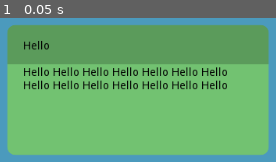
Above: before the commit, frame 1.
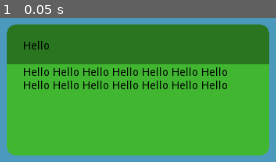
Above: after the commit, the same moment.

Repository: andrew-wilkes/popup-with-bar
Game: Godot game, scene res://Main.tscn
The game is run twice, just before and just after one commit, with the same random seed, the same clock (stepped at 60 frames per second) and the same inputs.
Inputs:
- Up to frame 1 (0.05 s): no input

The runs differ from the first frame. In frame 1, 85% of the frame differs, in the area x 2-98%, y 4-96%.

Commit message:
Add more uniforms

Diff:
--- a/Main.tscn
+++ b/Main.tscn
@@ -6,6 +6,8 @@
 code = "shader_type canvas_item;
 
 uniform int bar_height = 40;
+uniform float v : hint_range(0, 1);
+uniform vec4 color : hint_color;
 
 varying float level;
 
@@ -15,12 +17,16 @@
 
 void fragment() {
 	if (level < 1.0)
-		COLOR.rgb = COLOR.rgb * 0.8;
+		COLOR = vec4(color.rgb * v, color.a);
+	else
+		COLOR = color;
 }"
 
 [sub_resource type="ShaderMaterial" id=2]
 shader = SubResource( 1 )
 shader_param/bar_height = 50
+shader_param/v = 0.644
+shader_param/color = Color( 0.258824, 0.721569, 0.196078, 1 )
 
 [sub_resource type="StyleBoxFlat" id=3]
 bg_color = Color( 0.45098, 0.764706, 0.447059, 1 )
